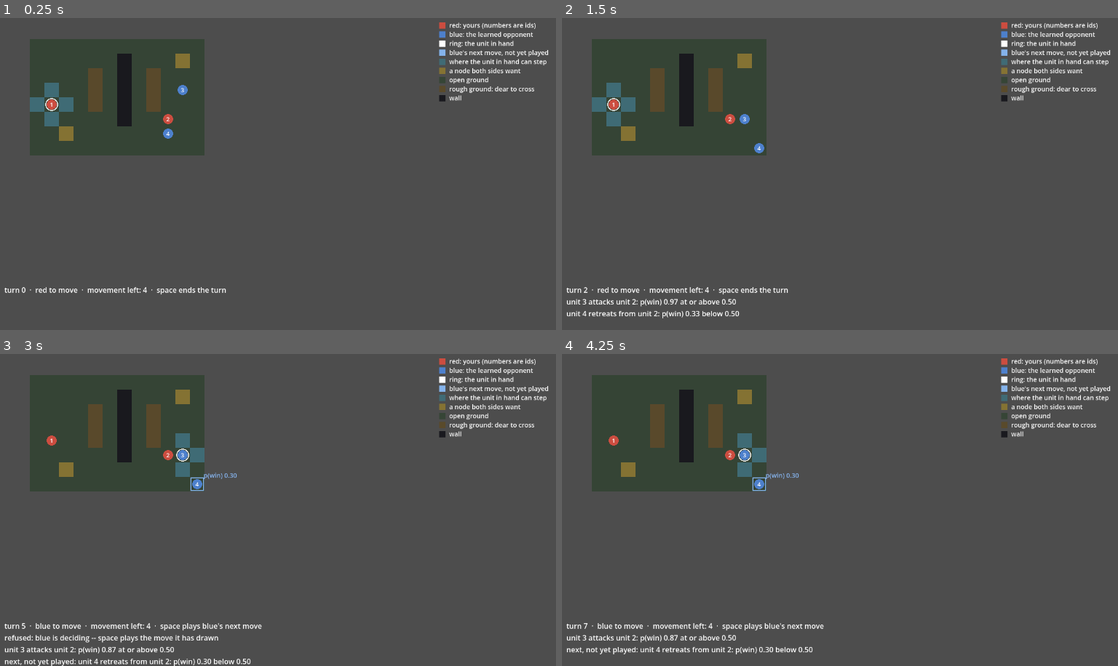
Above: before the commit, frames 1-4 (two rows, left to right).
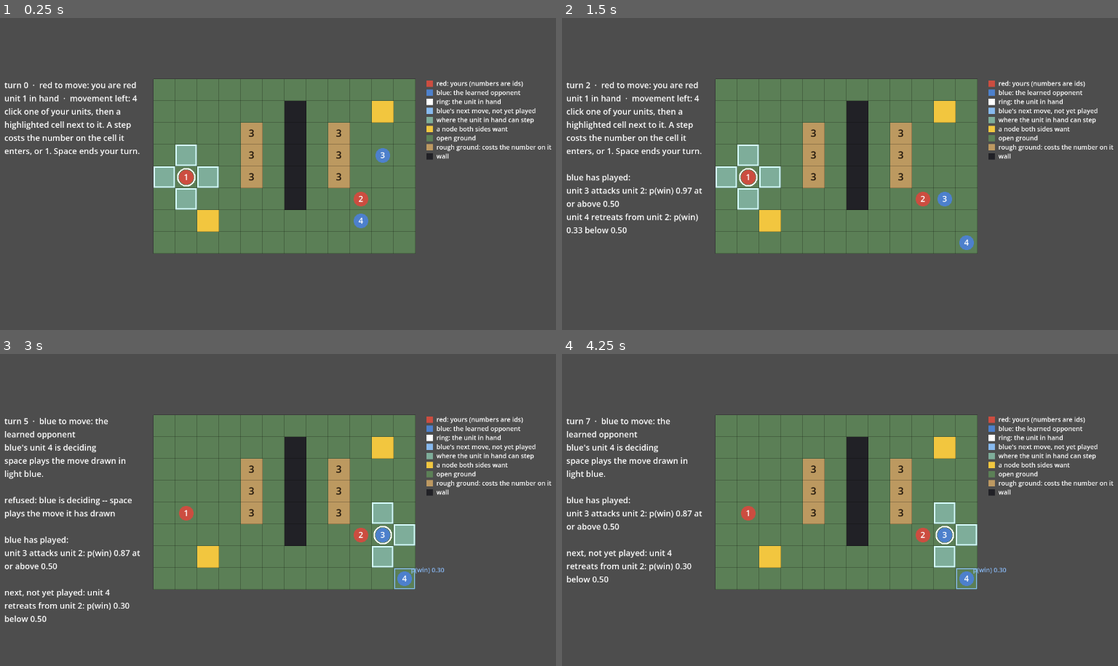
Above: after the commit, the same moments.

Repository: boscocp/game-ai-kit
Game: Godot game, scene res://game/main.tscn
Same seed, same stepped clock (60 frames per second), same inputs: the game is played once before the commit and once after it.
Inputs (mouse positions are in pixels of both pictures, inside the frame that each line leads up to):
- Up to frame 1 (0.25 s): no input
- Up to frame 2 (1.5 s): tap Enter (ui_accept) at 0.5, 0.77, 1.25 s; move the mouse to (973, 149) at 0.52 s; hold Right 0.53-1.28 s; tap 1 at 0.6 s; click (973, 149) at 0.67 s; move the mouse to (728, 183) at 1.27 s; hold Down from 1.28 s (still down); tap 4 at 1.35 s
- Up to frame 3 (3 s): tap Enter (ui_accept) at 1.52, 2, 2.75 s; move the mouse to (344, 428) at 2.02 s; release Down at 2.03 s; hold Right 2.03-2.78 s; tap Space at 2.1 s; move the mouse to (255, 569) at 2.77 s; hold Up from 2.78 s (still down); tap Keypad Enter at 2.85 s; click (255, 569) at 2.92 s
- Up to frame 4 (4.25 s): tap Enter (ui_accept) at 3.02, 3.5, 3.77 s; move the mouse to (1023, 550) at 3.52 s; release Up at 3.53 s; hold Left from 3.53 s (still down); tap R at 3.6 s

The runs differ from the first frame. In frame 1, 31% of the frame differs, in the area x 0-100%, y 1-89%; in frame 2, 32%; in frame 3, 33%, in the area x 0-100%, y 1-100%; in frame 4, 32%.

Commit message:
feat: a board you can read
T8. The owner ran the board and could not tell what he was looking at.
Five measured defects, and each now has a test that goes red without it:

- 48 px tiles, and the board centred in the window the project asks for,
  derived from the board's size. Headless, the real viewport is 100x100.
- A palette that differs in brightness as well as hue, and grid lines.
- The entry cost written on any cell dearer than a step.
- The reachable highlight is an overlay, not a tile. The REACHABLE tile is gone.
- The status sits beside the board, larger, and says which unit is in hand,
  how much movement is left, and what to do.

The search demo's legend says what each mark is, and its status shows how
many cells each of the four expanded.

Measured on the way: a TileMapLayer paints its tiles over its own _draw,
so the overlay lives on a child canvas item. See
docs/godot/drawing-over-tiles.md.

Diff:
--- a/godot/demos/search/search_demo.gd
+++ b/godot/demos/search/search_demo.gd
@@ -36,21 +36,26 @@
 var _chosen: int = 0
 var _revealed: int = 0
 var _result: SearchResult
+# `expansion_counts()` for the current board, worked out when it is built.
+var _counts: String = ""
 
 
 func _ready() -> void:
 	_legend.set_entries([
-		[ExpansionView.NEXT, "expanded next"],
-		[ExpansionView.EARLY, "expanded early"],
-		[ExpansionView.LATE, "expanded late"],
-		[ExpansionView.FRONTIER, "frontier: what it chooses among"],
-		[ExpansionView.PATH, "the route found"],
-		[ExpansionView.START, "start"],
-		[ExpansionView.GOAL, "goal"],
-		[BoardView.SWATCHES[1], "mud: dear to cross"],
-		[BoardView.SWATCHES[2], "wall"],
+		[ExpansionView.NEXT, "white outline: the cell it takes next"],
+		[ExpansionView.FRONTIER, "yellow outline: the frontier,"],
+		[Color.TRANSPARENT, "    what it chooses among"],
+		[ExpansionView.EARLY, "dark square: expanded early"],
+		[ExpansionView.LATE, "bright square: expanded late"],
+		[Color.TRANSPARENT, "    (dark to bright is the order)"],
+		[ExpansionView.PATH, "line: the route found"],
+		[ExpansionView.START, "green dot: start"],
+		[ExpansionView.GOAL, "red dot: goal"],
+		[BoardView.SWATCHES[BoardView.ROUGH.x], "mud: costs the number on it"],
+		[BoardView.SWATCHES[BoardView.WALL.x], "wall"],
 	] as Array[Array])
 	_graph = _build_board()
+	_counts = expansion_counts()
 	_board.draw_board(_graph, [] as Array[Vector2i])
 	_choose(0)
 
@@ -159,8 +164,21 @@
 	var cost: String = str(_result.cost) if _result.reached else "no route"
 	return (
 		"%s  ·  expanded %d of %d  ·  steps %d  ·  cost %s"
+		+ "\n%s"
 		+ "\n1-4 choose  ·  space steps  ·  enter finishes  ·  R rebuilds"
-	) % [NAMES[_chosen], _revealed, _result.expanded.size(), _result.path.size(), cost]
+	) % [NAMES[_chosen], _revealed, _result.expanded.size(), _result.path.size(), cost, _counts]
+
+
+## How many cells each of the four expanded to answer the same question --
+## the comparison the demo exists for, on screen without pressing 1 to 4 and
+## remembering the numbers. The whole argument for A* is one number here.
+func expansion_counts() -> String:
+	var parts: Array[String] = []
+	var all: Array[Search] = searches()
+	for index: int in range(all.size()):
+		parts.append("%s %d" % [NAMES[index], all[index].search(_graph, _from, _to).expanded.size()])
+	return "cells expanded to reach the goal:  " + "  ·  ".join(parts)
+
 
 
 # A band of mud across the middle and a wall with one gap. Enough that the four
--- a/godot/game/board_view.gd
+++ b/godot/game/board_view.gd
@@ -4,6 +4,16 @@
 ## a graph and a set of cells to highlight, and it paints. Every decision stays
 ## in `ai_core` and in `main.gd`, so a lesson that changes how the AI thinks
 ## never has to touch a drawing routine.
+##
+## Terrain is tiles; everything a reader needs on top of the terrain -- the
+## grid, the cells the unit in hand can reach, what a cell costs -- is drawn
+## over it on a child canvas item, so it never hides the ground it is about.
+## A child, not this layer's own `_draw`: measured on the pinned engine, a
+## `TileMapLayer` paints its tiles *over* its own `_draw`, and the first
+## version of this overlay was drawn, correct, and invisible. That is the
+## measured defect T8 fixed: a reachable cell used to be painted *instead of*
+## its terrain, so the moment you most wanted to know what the ground cost was
+## the moment it was hidden.
 ##
 ## The tile set is built in code from a generated image rather than loaded from
 ## an atlas. A reader can see exactly what a tile is -- a flat colour and a
@@ -16,34 +26,59 @@
 class_name BoardView
 extends TileMapLayer
 
-## One tile, in pixels.
-const TILE_PIXELS: int = 32
+## One tile, in pixels. 48 and not 32: at 32 the board was a small thing in
+## the corner of a 1280x720 window, and a cost written on a tile could not be
+## read at all.
+const TILE_PIXELS: int = 48
 
 ## The atlas is one row of flat colours, and these are its columns.
 const PLAIN: Vector2i = Vector2i(0, 0)
 const ROUGH: Vector2i = Vector2i(1, 0)
 const WALL: Vector2i = Vector2i(2, 0)
-const REACHABLE: Vector2i = Vector2i(3, 0)
-const NODE: Vector2i = Vector2i(4, 0)
+const NODE: Vector2i = Vector2i(3, 0)
 
 const SOURCE_ID: int = 0
 
-# Index-matched with the atlas columns above: the colour of each tile.
+# Index-matched with the atlas columns above: the colour of each tile. Each one
+# differs from the others in brightness as well as in hue -- mid green, light
+# tan, near black, gold -- so they separate at a glance and for a reader who
+# cannot tell green from brown. The old palette was two dark greys and a dark
+# green, which merged into one field.
 const SWATCHES: Array[Color] = [
-	Color(0.21, 0.27, 0.21),
-	Color(0.35, 0.29, 0.17),
-	Color(0.10, 0.10, 0.12),
-	Color(0.25, 0.42, 0.46),
-	Color(0.52, 0.45, 0.20),
+	Color(0.36, 0.50, 0.34),
+	Color(0.74, 0.60, 0.38),
+	Color(0.13, 0.13, 0.15),
+	Color(0.95, 0.78, 0.25),
 ]
+
+## The cells the unit in hand can reach: a tint and a border over the terrain,
+## never instead of it.
+const REACHABLE: Color = Color(0.70, 0.95, 1.0, 0.40)
+const REACHABLE_BORDER: Color = Color(0.85, 1.0, 1.0, 0.95)
+
+## Lines between cells, so ground of one kind still reads as cells.
+const GRID: Color = Color(0.0, 0.0, 0.0, 0.30)
+
+## The entry cost written on dear ground.
+const COST_TEXT: Color = Color(0.12, 0.08, 0.04)
+const COST_TEXT_SIZE: int = 22
 
 ## What counts as rough ground when choosing a tile. Terrain here is a cost,
 ## not a type, so the view decides where the pictures change.
 const ROUGH_FROM_COST: int = 2
 
+var _graph: GridGraph
+var _reachable: Array[Vector2i] = []
+# Where the overlay is drawn: above the tiles, below whatever the scene puts
+# after this layer -- units, routes.
+var _marks := Node2D.new()
+
 
 func _ready() -> void:
 	tile_set = _build_tile_set()
+	_marks.name = "Marks"
+	_marks.draw.connect(_draw_marks)
+	add_child(_marks)
 
 
 ## Paint the whole board, mark the cells the selected unit can afford, and
@@ -53,21 +88,45 @@
 ## nothing at this size: the alternative is tracking which cells are dirty,
 ## which is a cache, and a cache is a second source of truth.
 ##
-## The nodes go on last, so a node stays visible when the selected unit could
-## step onto it. That is the right way round for watching the AI: what it is
-## walking at has to be on the screen, and a cell the player can reach is
-## also a cell the player can see a unit standing next to.
+## Terrain and nodes are tiles. The reachable cells are not: they are kept and
+## drawn over the tiles by `_draw_marks`, so a rough cell you can step onto still
+## looks rough and still says what it costs.
 func draw_board(graph: GridGraph, reachable: Array[Vector2i],
 		nodes: Array[Vector2i] = [] as Array[Vector2i]) -> void:
 	clear()
+	_graph = graph
+	_reachable = reachable
 	for y: int in range(graph.height):
 		for x: int in range(graph.width):
 			var cell := Vector2i(x, y)
 			set_cell(cell, SOURCE_ID, _tile_for(graph.cost_at(cell)))
-	for cell: Vector2i in reachable:
-		set_cell(cell, SOURCE_ID, REACHABLE)
 	for cell: Vector2i in nodes:
 		set_cell(cell, SOURCE_ID, NODE)
+	_marks.queue_redraw()
+
+
+## The words drawn on a cell: its entry cost when that is more than an
+## ordinary step, and nothing otherwise. Rough ground that looks dear and says
+## `3` needs no legend; a `1` on every plain cell would be noise.
+func cost_label(cell: Vector2i) -> String:
+	if _graph == null or not _graph.contains(cell):
+		return ""
+	var cost: int = _graph.cost_at(cell)
+	if cost == GridGraph.BLOCKED or cost <= GridGraph.DEFAULT_COST:
+		return ""
+	return str(cost)
+
+
+## Where to put a board so it sits in the middle of an area: the top-left
+## corner, in the area's own coordinates. Derived from the board's size, so a
+## scenario with more columns stays centred instead of sliding off the edge.
+static func offset_to_centre(graph: GridGraph, area: Vector2) -> Vector2:
+	return ((area - pixel_size(graph)) / 2.0).floor()
+
+
+## How much of the screen a board covers, in pixels.
+static func pixel_size(graph: GridGraph) -> Vector2:
+	return Vector2(graph.width, graph.height) * TILE_PIXELS
 
 
 ## The board cell under a point in this layer's own coordinates.
@@ -79,6 +138,47 @@
 ## on top of this layer and needs to agree with it about where a cell is.
 func centre_of(cell: Vector2i) -> Vector2:
 	return map_to_local(cell)
+
+
+# Everything that goes over the tiles, in the order a reader needs it: the
+# reachable tint under the grid, so the grid still separates reachable cells
+# from each other; the costs last, so nothing covers a number.
+func _draw_marks() -> void:
+	if _graph == null:
+		return
+	for cell: Vector2i in _reachable:
+		_draw_reachable(cell)
+	_draw_grid()
+	for y: int in range(_graph.height):
+		for x: int in range(_graph.width):
+			_draw_cost(Vector2i(x, y))
+
+
+func _draw_reachable(cell: Vector2i) -> void:
+	var square := Rect2(Vector2(cell * TILE_PIXELS), Vector2(TILE_PIXELS, TILE_PIXELS))
+	_marks.draw_rect(square, REACHABLE)
+	_marks.draw_rect(square.grow(-2.0), REACHABLE_BORDER, false, 3.0)
+
+
+func _draw_grid() -> void:
+	var board_size: Vector2 = pixel_size(_graph)
+	for column: int in range(_graph.width + 1):
+		var x: float = column * TILE_PIXELS
+		_marks.draw_line(Vector2(x, 0.0), Vector2(x, board_size.y), GRID, 1.0)
+	for row: int in range(_graph.height + 1):
+		var y: float = row * TILE_PIXELS
+		_marks.draw_line(Vector2(0.0, y), Vector2(board_size.x, y), GRID, 1.0)
+
+
+# The cost, centred in its cell.
+func _draw_cost(cell: Vector2i) -> void:
+	var words: String = cost_label(cell)
+	if words.is_empty():
+		return
+	var font: Font = ThemeDB.fallback_font
+	var width: float = font.get_string_size(words, HORIZONTAL_ALIGNMENT_LEFT, -1.0, COST_TEXT_SIZE).x
+	var baseline: Vector2 = centre_of(cell) + Vector2(-width / 2.0, COST_TEXT_SIZE * 0.35)
+	_marks.draw_string(font, baseline, words, HORIZONTAL_ALIGNMENT_LEFT, -1.0, COST_TEXT_SIZE, COST_TEXT)
 
 
 # Which atlas column a cost is drawn with.
--- a/godot/game/main.gd
+++ b/godot/game/main.gd
@@ -9,8 +9,13 @@
 ## The screen has to make the decision visible, not just its result -- a unit
 ## stepping backwards looks the same whether a model gave it a 3% chance or
 ## whether it had nowhere else to go. So every blue unit's reason, with the
-## number in it, goes under the status line. That is invariant 13, and the
-## manual check in T6 is whether a person can read it.
+## number in it, goes in the status beside the board. That is invariant 13, and
+## the manual check in T6 is whether a person can read it.
+##
+## The layout is the board in the middle of the window, the status to its left
+## and the legend to its right, all three level with the board's top edge. T8
+## measured the old one: a 384 px board pinned to a corner of a 1280 px window,
+## and the status line it described 600 px away from it.
 class_name BoardGame
 extends Node2D
 
@@ -30,6 +35,10 @@
 ## The two cells worth taking. Two, because choosing between them is the
 ## capture model's whole job -- with one node there is nothing to predict.
 const NODES: Array[Vector2i] = [Vector2i(10, 1), Vector2i(2, 6)]
+
+## Space between the board and the panels beside it, and between a panel and
+## the edge of the window.
+const GUTTER: float = 24.0
 
 @onready var _board: BoardView = $BoardView
 @onready var _units: UnitView = $UnitView
@@ -59,13 +68,14 @@
 		[UnitView.FACTION_COLOURS[BLUE], "blue: the learned opponent"],
 		[Color.WHITE, "ring: the unit in hand"],
 		[PlanView.ROUTE, "blue's next move, not yet played"],
-		[BoardView.SWATCHES[BoardView.REACHABLE.x], "where the unit in hand can step"],
+		[BoardView.REACHABLE, "where the unit in hand can step"],
 		[BoardView.SWATCHES[BoardView.NODE.x], "a node both sides want"],
 		[BoardView.SWATCHES[BoardView.PLAIN.x], "open ground"],
-		[BoardView.SWATCHES[BoardView.ROUGH.x], "rough ground: dear to cross"],
+		[BoardView.SWATCHES[BoardView.ROUGH.x], "rough ground: costs the number on it"],
 		[BoardView.SWATCHES[BoardView.WALL.x], "wall"],
 	] as Array[Array])
 	_state = _build_scenario()
+	_lay_out()
 	# The search goes in from here rather than from inside the policy: a route
 	# is a search, and no addon may depend on another. The game owns both and
 	# is the right place to introduce them.
@@ -229,21 +239,60 @@
 	return found
 
 
+## The board's top-left corner, the status and the legend, all derived from
+## the board's size and the window the project asks for.
+##
+## The window the project asks for, not `get_viewport_rect()`: headless, the
+## root viewport is 100x100 (measured on the pinned engine), and a layout that
+## depends on where it is run cannot be tested where the tests run.
+func _lay_out() -> void:
+	var window := Vector2(
+		ProjectSettings.get_setting("display/window/size/viewport_width"),
+		ProjectSettings.get_setting("display/window/size/viewport_height"))
+	position = BoardView.offset_to_centre(_state.graph, window)
+	var board := Rect2(position, BoardView.pixel_size(_state.graph))
+	_status.position = Vector2(GUTTER, board.position.y)
+	_status.size = Vector2(board.position.x - 2.0 * GUTTER, window.y - board.position.y - GUTTER)
+	_legend.position = Vector2(board.end.x + GUTTER, board.position.y)
+
+
+# Whose turn, what is in hand, what to do about it -- in the order a first-time
+# player asks -- then what was refused and what blue is thinking.
 func _status_line() -> String:
-	var side: String = "red" if _state.current_faction == RED else "blue"
+	var lines: Array[String] = [_whose_turn(), _in_hand(), _what_to_do()]
+	if _last_refusal != BoardState.LEGAL:
+		lines.append("\nrefused: " + _last_refusal)
+	if not _ai_reasons.is_empty():
+		lines.append("\nblue has played:")
+		for reason: String in _ai_reasons:
+			lines.append(reason)
+	if _plan != null:
+		lines.append("\nnext, not yet played: " + _plan.reason)
+	return "\n".join(lines)
+
+
+func _whose_turn() -> String:
+	if _state.current_faction == AI_FACTION:
+		return "turn %d  ·  blue to move: the learned opponent" % _state.turn_number
+	return "turn %d  ·  red to move: you are red" % _state.turn_number
+
+
+func _in_hand() -> String:
+	if _plan != null:
+		return "blue's unit %d is deciding" % _plan.unit_id
 	var unit: Unit = _state.unit_by_id(_selected_id)
-	var points: String = "-" if unit == null else str(unit.movement_points)
-	var space: String = "space plays blue's next move" if _plan != null else "space ends the turn"
-	var line: String = "turn %d  ·  %s to move  ·  movement left: %s  ·  %s" % [
-		_state.turn_number, side, points, space,
-	]
-	if _last_refusal != BoardState.LEGAL:
-		line += "\nrefused: " + _last_refusal
-	for reason: String in _ai_reasons:
-		line += "\n" + reason
+	if unit == null:
+		return "no unit in hand"
+	return "unit %d in hand  ·  movement left: %d" % [unit.id, unit.movement_points]
+
+
+func _what_to_do() -> String:
 	if _plan != null:
-		line += "\nnext, not yet played: " + _plan.reason
-	return line
+		return "space plays the move drawn in light blue."
+	return (
+		"click one of your units, then a highlighted cell next to it. A step "
+		+ "costs the number on the cell it enters, or 1. Space ends your turn."
+	)
 
 
 # Two units a side, a wall to walk around, rough ground to pay for, and two
--- a/godot/game/main.tscn
+++ b/godot/game/main.tscn
@@ -7,7 +7,6 @@
 [ext_resource type="Script" path="res://game/plan_view.gd" id="4_plan"]
 
 [node name="Main" type="Node2D"]
-position = Vector2(80, 80)
 script = ExtResource("1_main")
 
 [node name="BoardView" type="TileMapLayer" parent="."]
@@ -22,15 +21,13 @@
 [node name="Interface" type="CanvasLayer" parent="."]
 
 [node name="Status" type="Label" parent="Interface"]
-offset_left = 24.0
-offset_top = 620.0
-offset_right = 1256.0
-offset_bottom = 700.0
+offset_right = 300.0
+offset_bottom = 500.0
+theme_override_font_sizes/font_size = 18
 text = "loading"
+autowrap_mode = 3
 
 [node name="Legend" type="Control" parent="Interface"]
-offset_left = 980.0
-offset_top = 40.0
-offset_right = 1270.0
-offset_bottom = 300.0
+offset_right = 300.0
+offset_bottom = 200.0
 script = ExtResource("9_legend")
--- a/godot/game/stealth/stealth.tscn
+++ b/godot/game/stealth/stealth.tscn
@@ -6,7 +6,7 @@
 [ext_resource type="Script" path="res://game/legend.gd" id="9_legend"]
 
 [node name="StealthDemo" type="Node2D"]
-position = Vector2(64, 48)
+position = Vector2(64, 16)
 script = ExtResource("1_demo")
 
 [node name="BoardView" type="TileMapLayer" parent="."]
@@ -19,9 +19,9 @@
 
 [node name="Status" type="Label" parent="Interface"]
 offset_left = 24.0
-offset_top = 450.0
+offset_top = 604.0
 offset_right = 1256.0
-offset_bottom = 710.0
+offset_bottom = 716.0
 text = "loading"
 
 [node name="Legend" type="Control" parent="Interface"]
--- a/godot/game/unit_view.gd
+++ b/godot/game/unit_view.gd
@@ -9,8 +9,11 @@
 class_name UnitView
 extends Node2D
 
-const RADIUS: float = 11.0
-const OUTLINE: float = 2.0
+## A third of a tile, so a unit grows with the board instead of shrinking
+## into it when the tiles get bigger.
+const RADIUS: float = BoardView.TILE_PIXELS / 3.0
+const OUTLINE: float = 3.0
+const ID_TEXT_SIZE: int = 18
 
 ## Faction colours, by faction number. A scenario with more sides than this
 ## draws the extras in the last colour rather than crashing -- a missing colour
@@ -48,8 +51,11 @@
 
 # The id, because every reason on the screen names units by it.
 func _draw_id(centre: Vector2, unit_id: int) -> void:
-	draw_string(ThemeDB.fallback_font, centre + Vector2(-4.0, 5.0), str(unit_id),
-			HORIZONTAL_ALIGNMENT_LEFT, -1.0, 13, Color.WHITE)
+	var words: String = str(unit_id)
+	var width: float = ThemeDB.fallback_font.get_string_size(
+			words, HORIZONTAL_ALIGNMENT_LEFT, -1.0, ID_TEXT_SIZE).x
+	draw_string(ThemeDB.fallback_font, centre + Vector2(-width / 2.0, ID_TEXT_SIZE * 0.35), words,
+			HORIZONTAL_ALIGNMENT_LEFT, -1.0, ID_TEXT_SIZE, Color.WHITE)
 
 
 # The colour of a faction, clamped to the colours there are.
--- a/godot/test/board_view_test.gd
+++ b/godot/test/board_view_test.gd
@@ -1,6 +1,8 @@
 # The view is the one part of T2 whose real check is a person looking at it.
 # These tests cover the half that is not a matter of taste: that the tile set
-# gets built at all, and that a cell's cost chooses the tile a reader expects.
+# gets built at all, that a cell's cost chooses the tile a reader expects, and
+# T8's measured defects -- the board in a corner, the highlight that hid the
+# terrain, the cost drawn nowhere.
 #
 # Without them the board could paint every cell as a wall and `make check`
 # would stay green, because nothing else in this repository ever looks.
@@ -23,7 +25,7 @@
 	assert_vector(view._tile_for(BoardView.ROUGH_FROM_COST)).is_equal(BoardView.ROUGH)
 
 
-func test_drawing_a_board_paints_every_cell_and_marks_the_reachable() -> void:
+func test_drawing_a_board_paints_every_cell_with_its_terrain() -> void:
 	var view: BoardView = _mounted_view()
 	var graph := GridGraph.new(3, 2)
 	graph.block(Vector2i(1, 1))
@@ -33,7 +35,61 @@
 
 	assert_int(view.get_used_cells().size()).is_equal(6)
 	assert_vector(view.get_cell_atlas_coords(Vector2i(1, 1))).is_equal(BoardView.WALL)
-	assert_vector(view.get_cell_atlas_coords(Vector2i(0, 0))).is_equal(BoardView.REACHABLE)
+	assert_vector(view.get_cell_atlas_coords(Vector2i(0, 0))).is_equal(BoardView.PLAIN)
+
+
+func test_a_reachable_rough_cell_still_shows_that_it_is_rough() -> void:
+	# T8: the reachable highlight used to *replace* the terrain tile, so the
+	# moment a player most wanted to know what the ground cost was the moment
+	# it was hidden. The highlight is an overlay now; the tile stays terrain.
+	var view: BoardView = _mounted_view()
+	var graph := GridGraph.new(2, 1)
+	graph.set_cost(Vector2i(1, 0), 3)
+	var reachable: Array[Vector2i] = [Vector2i(1, 0)]
+
+	view.draw_board(graph, reachable)
+
+	assert_vector(view.get_cell_atlas_coords(Vector2i(1, 0))).is_equal(BoardView.ROUGH)
+
+
+func test_a_cell_dearer_than_a_step_says_what_it_costs() -> void:
+	# "What it costs" is a third of what T2's manual check asks, and the cost
+	# used to be drawn nowhere. Plain ground and walls stay unlabelled: a `1`
+	# on every cell would be noise, and a wall has no price.
+	var view: BoardView = _mounted_view()
+	var graph := GridGraph.new(3, 1)
+	graph.set_cost(Vector2i(1, 0), 3)
+	graph.block(Vector2i(2, 0))
+
+	view.draw_board(graph, [] as Array[Vector2i])
+
+	assert_str(view.cost_label(Vector2i(1, 0))).is_equal("3")
+	assert_str(view.cost_label(Vector2i(0, 0))).is_empty()
+	assert_str(view.cost_label(Vector2i(2, 0))).is_empty()
+	assert_str(view.cost_label(Vector2i(9, 9))).is_empty()
+
+
+func test_the_board_is_centred_in_the_window() -> void:
+	# T8 measured a 384 px board pinned at (80, 80) in a 1280x720 window. The
+	# window is the one the project asks for: headless, the real viewport is
+	# 100x100, and a test against it would centre on nothing.
+	var scene: PackedScene = load("res://game/main.tscn")
+	var main: BoardGame = auto_free(scene.instantiate())
+	add_child(main)
+	var board: BoardView = main.get_node("BoardView")
+	var window := Vector2(
+		ProjectSettings.get_setting("display/window/size/viewport_width"),
+		ProjectSettings.get_setting("display/window/size/viewport_height"))
+
+	var drawn := Rect2(board.global_position, BoardView.pixel_size(main._state.graph))
+
+	var off_centre: Vector2 = (drawn.get_center() - window / 2.0).abs()
+	assert_float(off_centre.x).is_less_equal(BoardView.TILE_PIXELS)
+	assert_float(off_centre.y).is_less_equal(BoardView.TILE_PIXELS)
+
+
+func test_tiles_are_large_enough_to_read_a_number_on() -> void:
+	assert_int(BoardView.TILE_PIXELS).is_greater_equal(48)
 
 
 func test_redrawing_forgets_the_previous_board() -> void:
--- a/godot/test/main_scene_test.gd
+++ b/godot/test/main_scene_test.gd
@@ -25,6 +25,25 @@
 	var main: BoardGame = _mounted_scene()
 
 	assert_str(_status_of(main)).contains("movement left: %d" % main.POINTS_PER_TURN)
+
+
+func test_the_status_says_what_is_in_hand_what_is_left_and_what_to_do() -> void:
+	# T8: the owner ran the board and could not tell what to do with it. A
+	# first-time player needs the unit, the movement left, and a sentence.
+	var main: BoardGame = _mounted_scene()
+
+	assert_str(_status_of(main)).contains("unit 1 in hand")
+	assert_str(_status_of(main)).contains("movement left: %d" % main.POINTS_PER_TURN)
+	assert_str(_status_of(main)).contains("click one of your units, then a highlighted cell")
+
+
+func test_on_blue_s_turn_the_status_says_which_unit_decides_and_what_space_does() -> void:
+	var main: BoardGame = _mounted_scene()
+
+	main._end_turn()
+
+	assert_str(_status_of(main)).contains("blue's unit %d is deciding" % main._plan.unit_id)
+	assert_str(_status_of(main)).contains("space plays the move")
 
 
 func test_clicking_a_neighbouring_cell_moves_and_spends_a_point() -> void:
--- a/godot/test/search_demo_test.gd
+++ b/godot/test/search_demo_test.gd
@@ -105,3 +105,14 @@
 	demo.step(3)
 	assert_array(demo.decision_overlay()["frontier"]).is_not_empty()
 	assert_that(demo.decision_overlay()["about_to_expand"]).is_equal(demo._result.expanded[3])
+
+
+func test_the_status_compares_all_four_without_switching() -> void:
+	# T8: the comparison was only visible by pressing 1 to 4 and remembering
+	# the numbers. Every algorithm's count is on the screen at once now.
+	var demo: SearchDemo = _mounted_demo()
+	var results: Array[SearchResult] = _all_results(demo)
+
+	for index: int in range(4):
+		var count: String = "%s %d" % [SearchDemo.NAMES[index], results[index].expanded.size()]
+		assert_str(_status_of(demo)).contains(count)
Not shown, added: docs/godot/drawing-over-tiles.md
